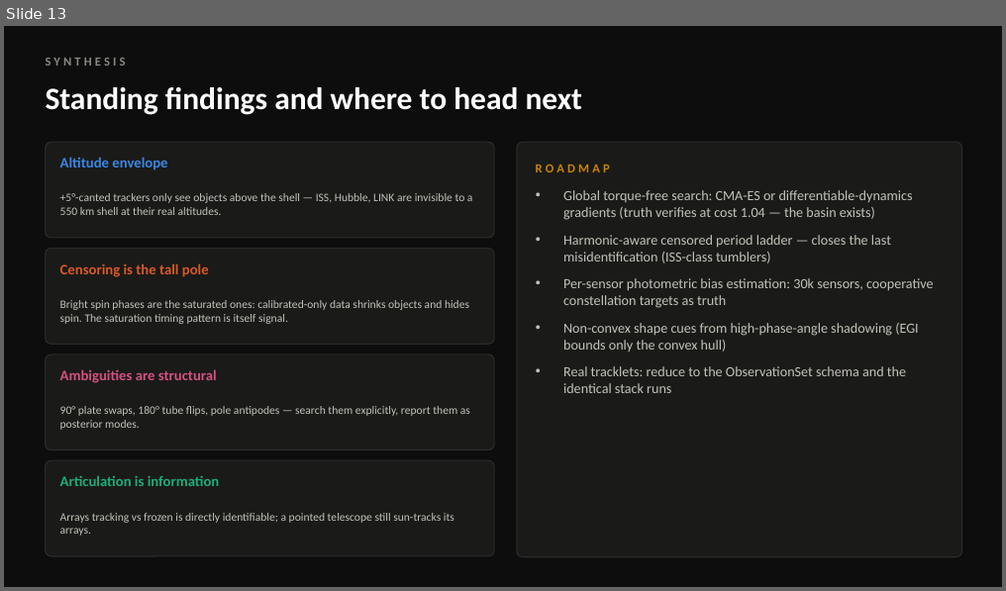
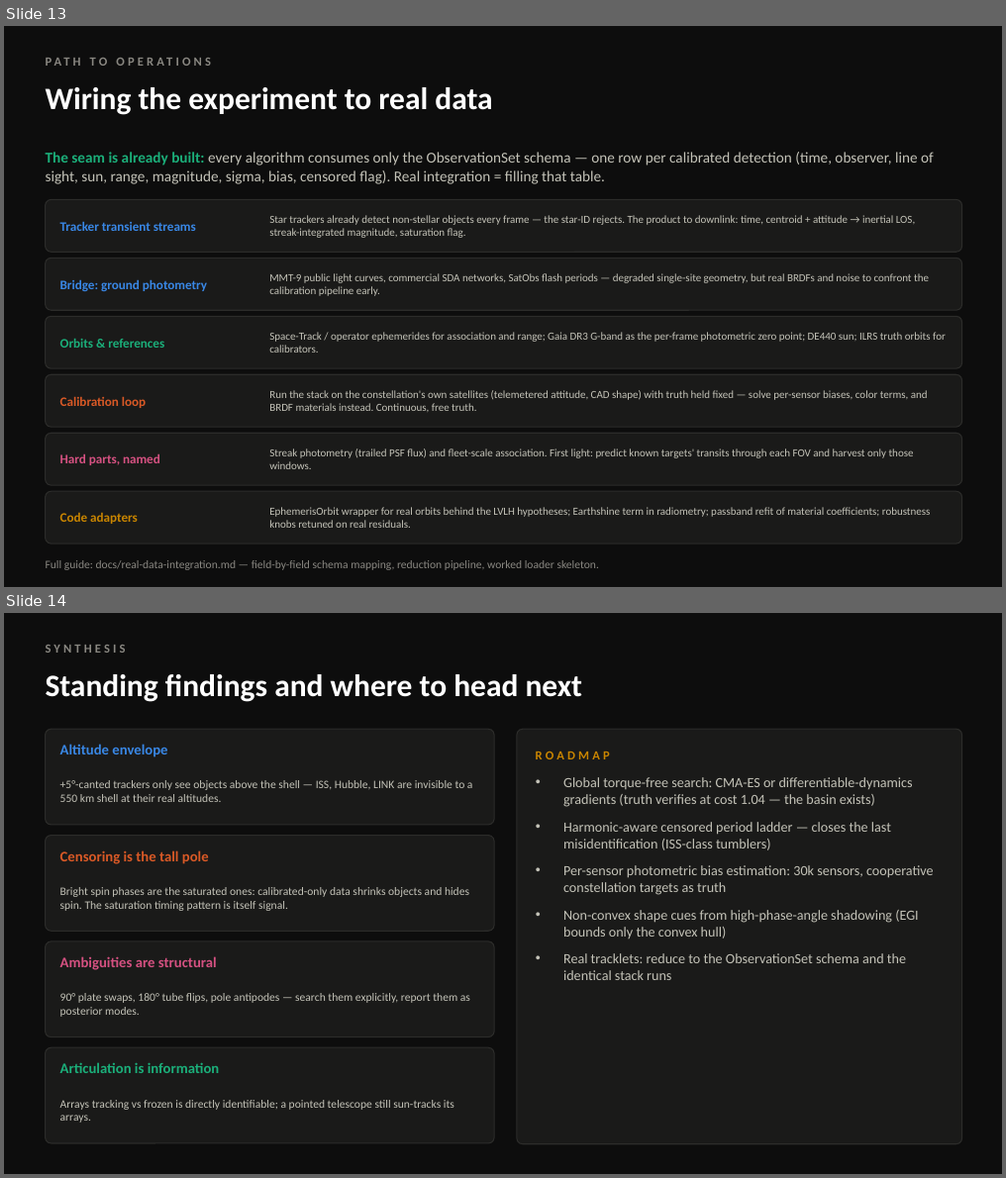
Before and after one commit to nikkelj/photometry, a slide deck: docs/photometry_briefing.pptx. Shown one above the other, each under a label of ours: slide 13 before the commit, slides 13 and 14 after it. The pictures are 1006x591 and 1006x1178 pixels, drawn with LibreOffice and Linux fonts; fonts in the diff are those of the drawing. Boxes give left, top, right and bottom in pixels: in the first picture for what was removed or moved away, otherwise in the second. Text is boxed around its words. In the diff, an @@ line names an element or a change of style, - is before the commit and + after.

```diff
--- a/docs/photometry_briefing.pptx
+++ b/docs/photometry_briefing.pptx
@@ slide 13 added at <box>4,26,1002,587</box>, background #0D0D0D @@
@@ text added at <box>90,58,108,66</box>, 12 pt, text #898781, bold @@
+PATH TO OPERATIONS
@@ text added at <box>46,87,492,115</box>, 30 pt, text #FFFFFF, bold @@
+Wiring the experiment to real data
@@ text added at <box>46,152,934,184</box>, 14.5 pt, text #C3C2B7 @@
+The seam is already built: every algorithm consumes only the ObservationSet schema — one row per calibrated detection (time, observer, line of sight, sun, range, magnitude, sigma, bias, censored flag). Real integration = filling that table.
@@ rounded rectangle added at <box>46,199,962,252</box>, fill #1A1A19, outline #2C2C2A 1 pt @@
@@ text added at <box>60,221,196,231</box>, 12.5 pt, text #3987E5, bold @@
+Tracker transient streams
@@ text added at <box>269,215,915,238</box>, 10.5 pt, text #C3C2B7 @@
+Star trackers already detect non-stellar objects every frame — the star-ID rejects. The product to downlink: time, centroid + attitude → inertial LOS, streak-integrated magnitude, saturation flag.
@@ rounded rectangle added at <box>46,258,962,310</box>, fill #1A1A19, outline #2C2C2A 1 pt @@
@@ text added at <box>60,279,207,291</box>, 12.5 pt, text #3987E5, bold @@
+Bridge: ground photometry
@@ text added at <box>269,274,929,296</box>, 10.5 pt, text #C3C2B7 @@
+MMT-9 public light curves, commercial SDA networks, SatObs flash periods — degraded single-site geometry, but real BRDFs and noise to confront the calibration pipeline early.
@@ rounded rectangle added at <box>46,316,962,369</box>, fill #1A1A19, outline #2C2C2A 1 pt @@
@@ text added at <box>60,339,164,348</box>, 12.5 pt, text #1BAF7A, bold @@
+Orbits & references
@@ text added at <box>269,332,945,353</box>, 10.5 pt, text #C3C2B7 @@
+Space-Track / operator ephemerides for association and range; Gaia DR3 G-band as the per-frame photometric zero point; DE440 sun; ILRS truth orbits for calibrators.
@@ rounded rectangle added at <box>46,374,962,427</box>, fill #1A1A19, outline #2C2C2A 1 pt @@
@@ text added at <box>60,396,146,408</box>, 12.5 pt, text #D95926, bold @@
+Calibration loop
@@ text added at <box>269,390,928,412</box>, 10.5 pt, text #C3C2B7 @@
+Run the stack on the constellation's own satellites (telemetered attitude, CAD shape) with truth held fixed — solve per-sensor biases, color terms, and BRDF materials instead. Continuous, free truth.
@@ rounded rectangle added at <box>46,433,962,485</box>, fill #1A1A19, outline #2C2C2A 1 pt @@
@@ text added at <box>60,454,160,466</box>, 12.5 pt, text #D55181, bold @@
+Hard parts, named
@@ text added at <box>269,449,914,470</box>, 10.5 pt, text #C3C2B7 @@
+Streak photometry (trailed PSF flux) and fleet-scale association. First light: predict known targets' transits through each FOV and harvest only those windows.
@@ rounded rectangle added at <box>46,491,962,544</box>, fill #1A1A19, outline #2C2C2A 1 pt @@
@@ text added at <box>60,513,138,524</box>, 12.5 pt, text #C98500, bold @@
+Code adapters
@@ text added at <box>269,507,931,528</box>, 10.5 pt, text #C3C2B7 @@
+EphemerisOrbit wrapper for real orbits behind the LVLH hypotheses; Earthshine term in radiometry; passband refit of material coefficients; robustness knobs retuned on real residuals.
@@ text added at <box>46,561,599,570</box>, 11 pt, text #898781 @@
+Full guide: docs/real-data-integration.md — field-by-field schema mapping, reduction pipeline, worked loader skeleton.
@@ what was slide 13 is now slide 14 @@
```
Also in this commit, not shown: 2 other files.
